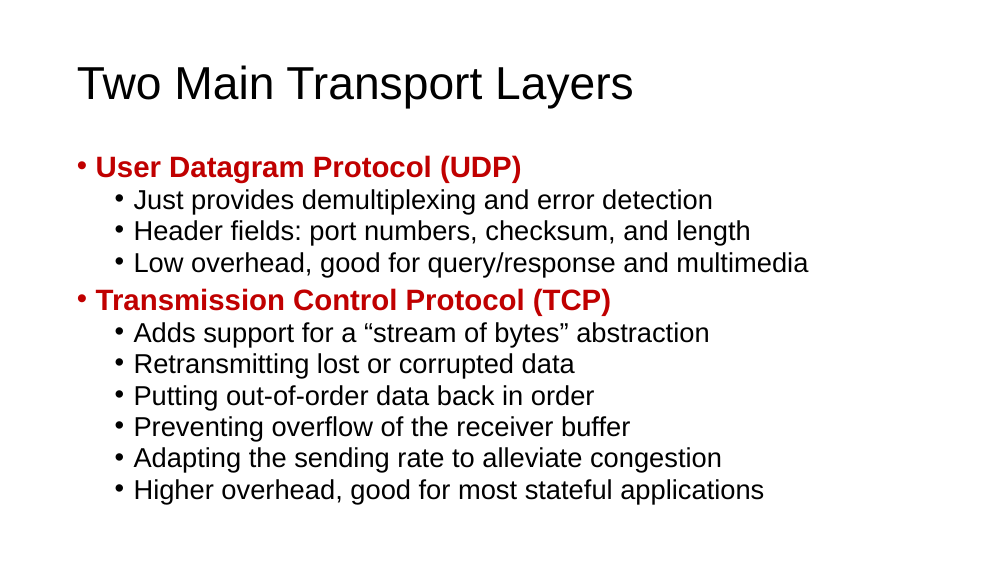
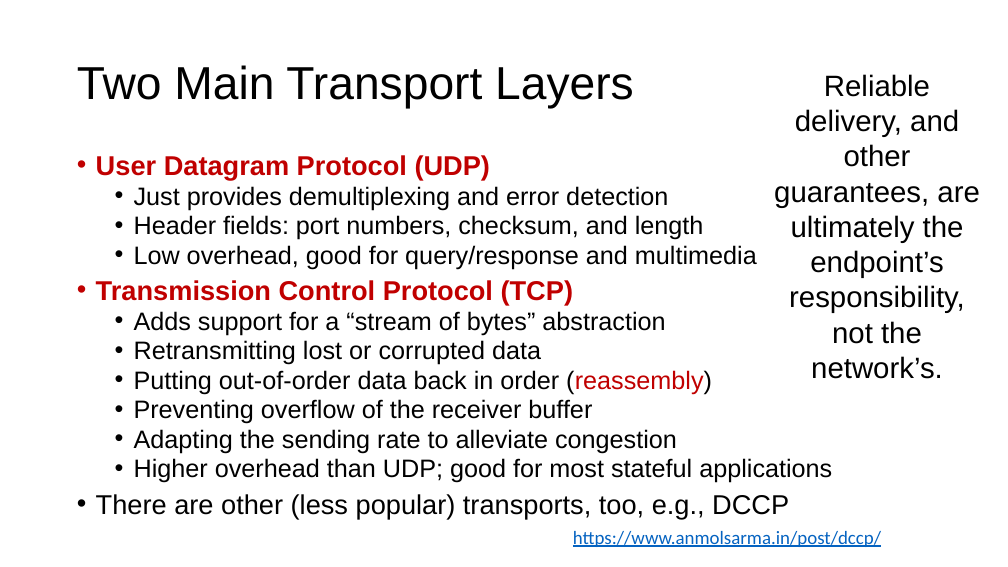
Before and after one commit to ngsrinivas/coursegen, a slide deck: slide 9 of ex/552-F20/staging/552-F20/lectures/06-endpoint.pptx. Drawn at 1008x567 pixels with LibreOffice and Linux fonts; fonts in the diff are those of the drawing. Boxes give left, top, right and bottom in pixels: in the first picture for what was removed or moved away, otherwise in the second. Text is boxed around its words. In the diff, an @@ line names an element or a change of style, - is before the commit and + after.

```diff
--- a/ex/552-F20/staging/552-F20/lectures/06-endpoint.pptx
+++ b/ex/552-F20/staging/552-F20/lectures/06-endpoint.pptx
@@ text added at [774,74,979,379], 28 pt, text #000000 @@
+Reliable delivery, and other guarantees, are ultimately the endpoint’s responsibility, not the network’s.
@@ text at [96,155,757,454]: size 28 to 25.9 pt in "User Datagram Protocol (UDP)", "Transmission Control Protocol (TCP)"; size 26 to 24.1 pt in "Just provides demultiplexing and error detection", "Header fields: port numbers, checksum, and length", "Low overhead, good for query/response and multimedia", "Adds support for a “stream of bytes” ..." and 3 more places @@
@@ text at [134,370,712,395]: text changed; size 26 to 24.1 pt @@
-  • Putting out-of-order data back in order
+  • Putting out-of-order data back in order (reassembly)
@@ text at [96,458,832,518]: text changed; size 26 to 24.1 pt @@
-  • Higher overhead, good for most stateful applications
+  • Higher overhead than UDP; good for most stateful applications
+• There are other (less popular) transports, too, e.g., DCCP
@@ text added at [573,531,881,547], 18 pt, text #0563C1, underline @@
+https://www.anmolsarma.in/post/dccp/
```
Also in this commit, not shown: 8 other slides changed, 1 slide removed, 3 other files.
